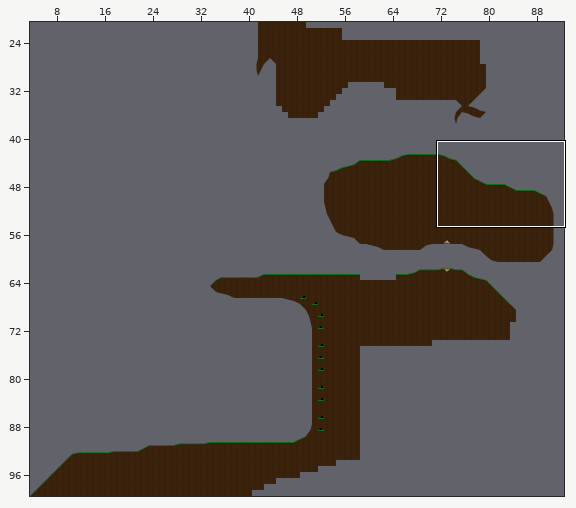
Tiled map: Code/GravWalker.Content/maps/testmap2.tmx. Above: a wide view before the commit, with the close-up outlined.
Close-up. As it was:
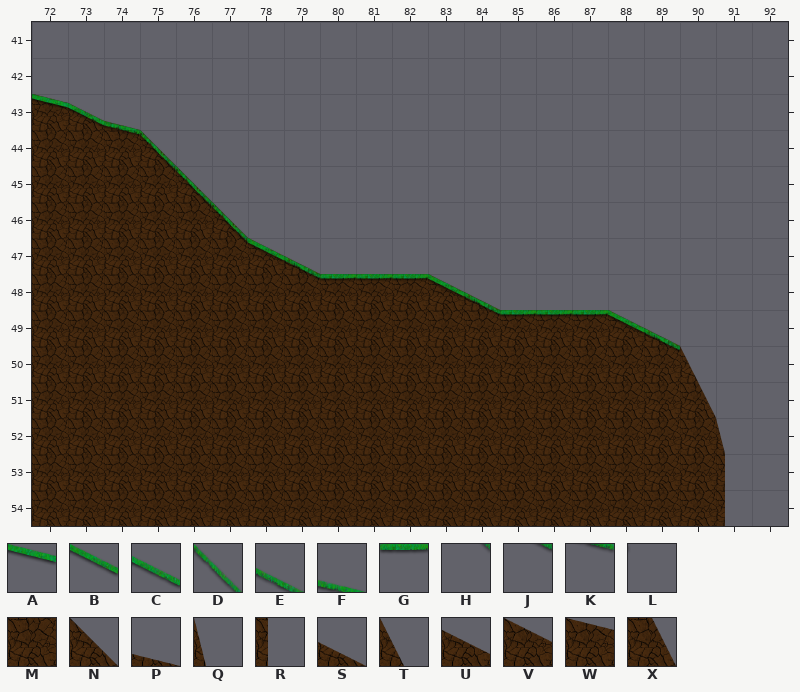
Cells are 128x128 px. Shown: x 72..92, y 41..54. The commit also changed other parts of the map, which this record leaves out.
Key: from "grass": A 26, B 52, C 76, D 98, E 102, F 104, G 108, H 110, J 114, K 116, L 117; from "testtiles": M 1, N 2, P 5, Q 7, R 15, S 18, T 31, U 35, V 51, W 65, X 108.
_ is an empty cell, # one hidden under a higher layer.
Layer "Collision" before, first column x 72:
41 _____________________
42 _____________________
43 WUP__________________
44 MMMN_________________
45 MMMMN________________
46 __MMMN_______________
47 ____MMVS_____________
48 ______MMMMMVS________
49 __________MMMMMMVS___
50 _______________#MMT__
51 ________________#MX__
52 _____________________
53 _____________________
54 _____________________
Layer "Non-Collision" before, first column x 72:
41 _____________________
42 _____________________
43 _____________________
44 _____________________
45 _____________________
46 MM___________________
47 MMMM_________________
48 MMMMMM_______________
49 MMMMMMMMMM___________
50 MMMMMMMMMMMMMMMM_____
51 MMMMMMMMMMMMMMMMM____
52 MMMMMMMMMMMMMMMMMMMQ_
53 MMMMMMMMMMMMMMMMMMMR_
54 MMMMMMMMMMMMMMMMMMMR_
Layer "Decals" before, first column x 72:
41 _____________________
42 _____________________
43 ACF__________________
44 __KD_________________
45 ___HD________________
46 ____HD_______________
47 _____HBE_____________
48 _______JGGGBE________
49 ____________JGGGBE___
50 _________________JL__
51 _____________________
52 _____________________
53 _____________________
54 _____________________
The result:
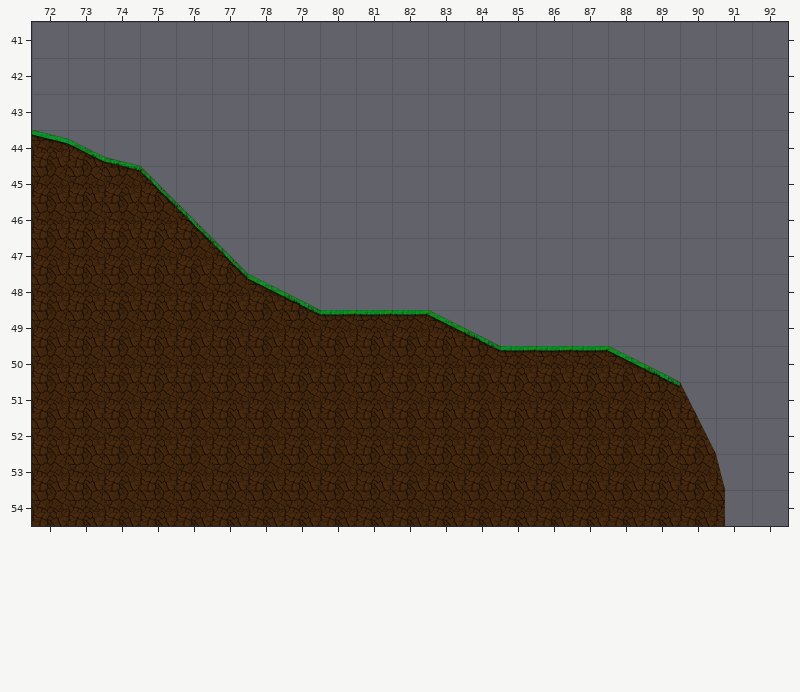
Change:
Changed rows in their new state; . is an unchanged cell.
Layer "Collision":
first column x 72:
43 ___................
44 WUP_...............
45 ...N_..............
46 ....N_.............
47 .....N__...........
48 ......VS_____......
49 .......MMM.VS_____.
50 ............MMM.VS_
51 ..................T
52 ..................X
Layer "Non-Collision":
first column x 79:
49 ___..........
50 .....____....
52 ...........__
53 ............Q
Layer "Decals":
first column x 72:
43 ___................
44 ACF_...............
45 ..KD_..............
46 ....D_.............
47 .....D__...........
48 ......BE_____......
49 .......JGGGBE_____.
50 ............JGGGBE_
51 .................JL
Changed places in both close-ups, as pixel boxes (x1, y1, x2, y2):
changed: (32, 94, 725, 490)
